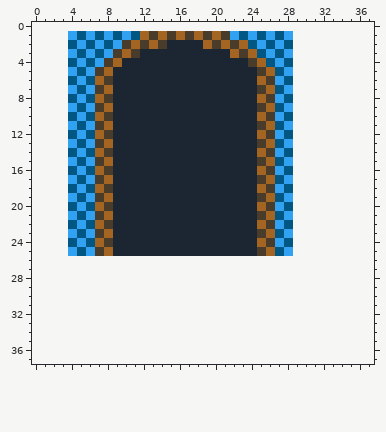
A pixel-art sprite gets an edit: assets/tiles/gate.png. Above is the file before it was changed.
The file is 25x25 pixels. The old version is drawn lined up with the new one, on the new canvas.
And afterwards:
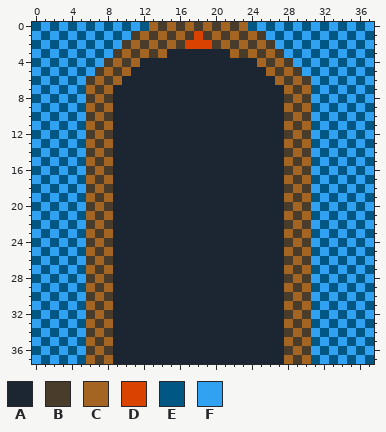
Palette (. is transparent): A #1b2632  B #493c2b  C #a46422  D #da4200  E #005784  F #31a2f2
Changes in this commit:
canvas 25x25 -> 38x38, the old top-left corner now at 4,1
Changed rows in their new state; - is an unchanged pixel.
first column x 0:
 0 EFEFEFEFEFEFECBCBCBCBCBCEFEFEFEFEFEFEF
 1 FEFE-------B------D---CBCB---EFEFEFEFE
 2 EFEF-----------CBDDD----BCB--FEFEFEFEF
 3 FEFE--------CBC----------BCB-EFEFEFEFE
 4 EFEF------BC------------A-BCBFEFEFEFEF
 5 FEFE-----BC--------------A-BCBFEFEFEFE
 6 EFEF--B--C---------------AACBCBFEFEFEF
 7 FEFE--C------------------AAACBCEFEFEFE
 8 EFEF--B------------------AAABCBFEFEFEF
 9 FEFE--C------------------AAACBCEFEFEFE
10 EFEF--B------------------AAABCBFEFEFEF
11 FEFE--C------------------AAACBCEFEFEFE
12 EFEF--B------------------AAABCBFEFEFEF
13 FEFE--C------------------AAACBCEFEFEFE
14 EFEF--B------------------AAABCBFEFEFEF
15 FEFE--C------------------AAACBCEFEFEFE
16 EFEF--B------------------AAABCBFEFEFEF
17 FEFE--C------------------AAACBCEFEFEFE
18 EFEF--B------------------AAABCBFEFEFEF
19 FEFE--C------------------AAACBCEFEFEFE
20 EFEF--B------------------AAABCBFEFEFEF
21 FEFE--C------------------AAACBCEFEFEFE
22 EFEF--B------------------AAABCBFEFEFEF
23 FEFE--C------------------AAACBCEFEFEFE
24 EFEF--B------------------AAABCBFEFEFEF
25 FEFE--C------------------AAACBCEFEFEFE
26 EFEFEFBCBAAAAAAAAAAAAAAAAAAABCBFEFEFEF
27 FEFEFECBCAAAAAAAAAAAAAAAAAAACBCEFEFEFE
28 EFEFEFBCBAAAAAAAAAAAAAAAAAAABCBFEFEFEF
29 FEFEFECBCAAAAAAAAAAAAAAAAAAACBCEFEFEFE
30 EFEFEFBCBAAAAAAAAAAAAAAAAAAABCBFEFEFEF
31 FEFEFECBCAAAAAAAAAAAAAAAAAAACBCEFEFEFE
32 EFEFEFBCBAAAAAAAAAAAAAAAAAAABCBFEFEFEF
33 FEFEFECBCAAAAAAAAAAAAAAAAAAACBCEFEFEFE
34 EFEFEFBCBAAAAAAAAAAAAAAAAAAABCBFEFEFEF
35 FEFEFECBCAAAAAAAAAAAAAAAAAAACBCEFEFEFE
36 EFEFEFBCBAAAAAAAAAAAAAAAAAAABCBFEFEFEF
37 FEFEFECBCAAAAAAAAAAAAAAAAAAACBCEFEFEFE
Pixel boxes of the changes (left, top, right, bottom) in both pictures:
changed: (32, 22, 374, 364)
